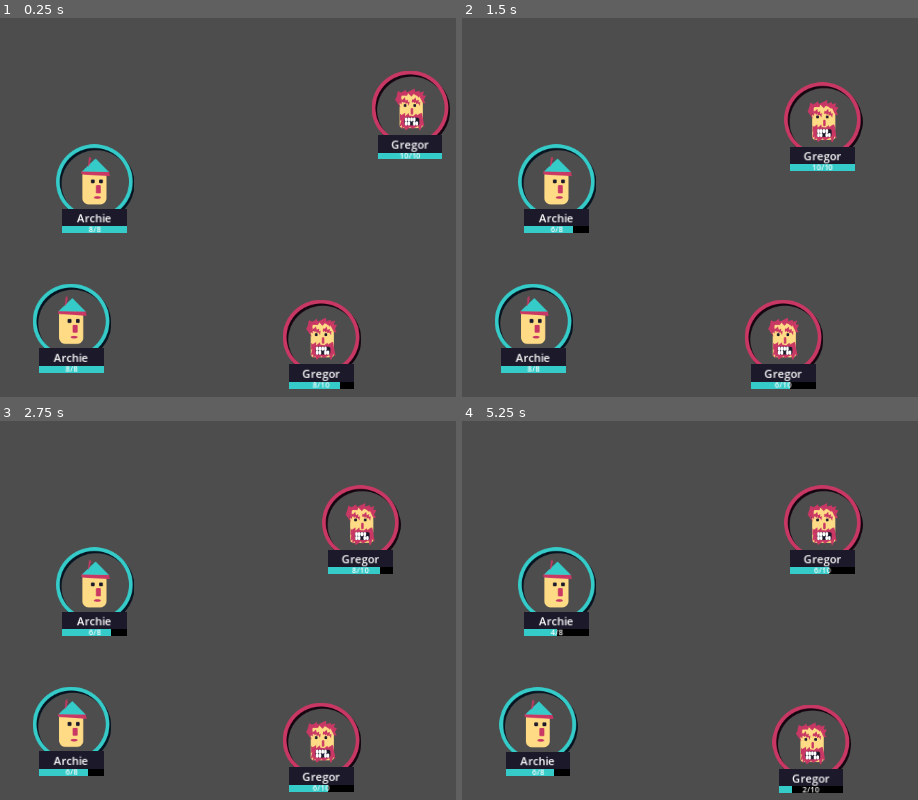
Above: before the commit, frames 1-4 (two rows, left to right).
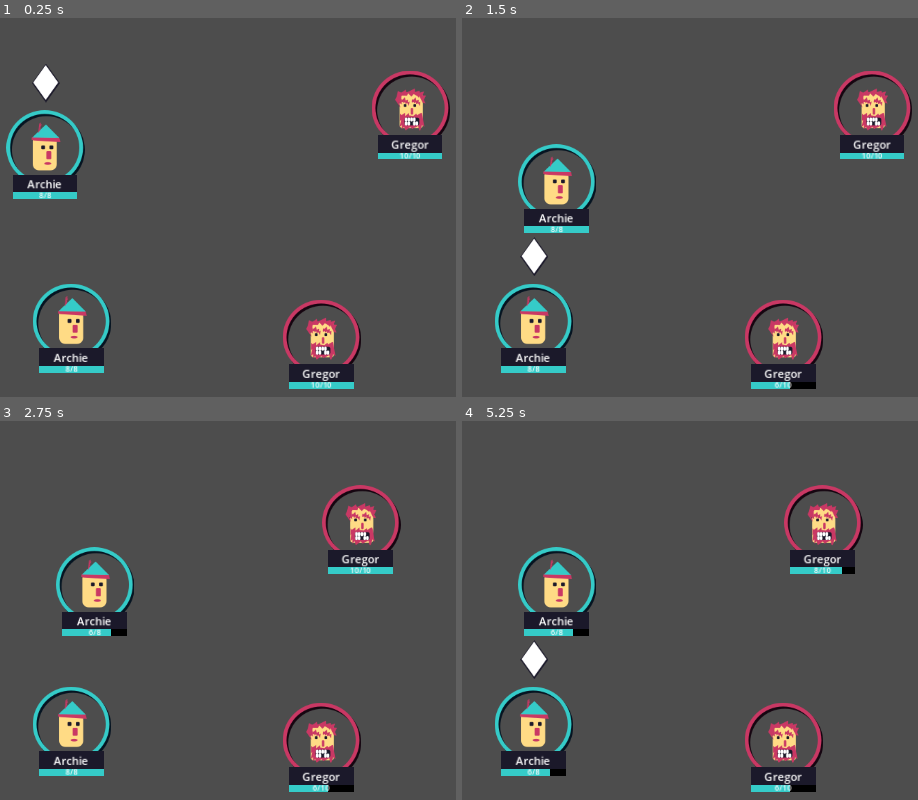
Above: after the commit, the same moments.

Repository: mathew-tran/mercmanager
Game: Godot game, scene res://Scenes/Main.tscn
The game is run twice, just before and just after one commit, with the same random seed, the same clock (stepped at 60 frames per second) and the same inputs.
Inputs:
- Up to frame 1 (0.25 s): no input
- Up to frame 2 (1.5 s): no input
- Up to frame 3 (2.75 s): no input
- Up to frame 4 (5.25 s): tap Enter at 3.5 s; tap Space at 5 s

The runs differ from the first frame. In frame 1, 4.4% of the frame differs, in the area x 1-78%, y 12-98%; in frame 2, 4.1%; in frame 3, 0.2%; in frame 4, 5.0%, in the area x 7-86%, y 38-99%.

Commit message:
show active symbol, switch behaviours on hp levels

Diff:
--- a/Art/MercManagerExample.svg
+++ b/Art/MercManagerExample.svg
@@ -24,9 +24,9 @@
      inkscape:pagecheckerboard="0"
      inkscape:deskcolor="#d1d1d1"
      inkscape:document-units="mm"
-     inkscape:zoom="0.50709218"
-     inkscape:cx="313.55246"
-     inkscape:cy="-99.587417"
+     inkscape:zoom="5.7370931"
+     inkscape:cx="534.24268"
+     inkscape:cy="-29.544579"
      inkscape:window-width="1920"
      inkscape:window-height="1001"
      inkscape:window-x="-7"
@@ -41,7 +41,17 @@
        id="rect184" /></defs><g
      inkscape:label="Layer 1"
      inkscape:groupmode="layer"
-     id="layer1"><ellipse
+     id="layer1"><rect
+       style="fill:#1b192a;fill-opacity:1;stroke:#ffffff;stroke-width:0;stroke-linecap:round;stroke-opacity:1"
+       id="rect12"
+       width="8.8805456"
+       height="8.8805456"
+       x="137.86899"
+       y="123.09727"
+       transform="matrix(0.554367,-0.83227233,0.554367,0.83227233,0,0)"
+       inkscape:export-filename="UI\ActiveSymbol.png"
+       inkscape:export-xdpi="96"
+       inkscape:export-ydpi="96" /><ellipse
        style="fill:none;fill-opacity:1;stroke:#1b192a;stroke-width:1.42647;stroke-linecap:round;stroke-dasharray:none;stroke-opacity:1"
        id="ellipse8"
        cx="190.27348"
@@ -2643,4 +2653,11 @@
        x="118.37701"
        y="79.597145"
        ry="6.897284"
-       rx="4.01614" /></g></svg>
+       rx="4.01614" /><rect
+       style="fill:#ffffff;fill-opacity:1;stroke:#ffffff;stroke-width:0;stroke-linecap:round;stroke-opacity:1"
+       id="rect9"
+       width="7.979352"
+       height="7.979352"
+       x="138.35907"
+       y="123.31306"
+       transform="matrix(0.554367,-0.83227233,0.554367,0.83227233,0,0)" /></g></svg>
--- a/Prefabs/Character.tscn
+++ b/Prefabs/Character.tscn
@@ -7,6 +7,7 @@
 [ext_resource type="PackedScene" uid="uid://bpeqmlf4rw473" path="res://Prefabs/SpeechBubble.tscn" id="5_755dl"]
 [ext_resource type="Script" path="res://Scripts/Game/HPComponent.gd" id="5_jpujw"]
 [ext_resource type="Script" path="res://Scripts/Game/AIController.gd" id="7_601cj"]
+[ext_resource type="Texture2D" uid="uid://cog2etxitefhp" path="res://Art/UI/ActiveSymbol.png" id="8_w3083"]
 
 [sub_resource type="StyleBoxFlat" id="StyleBoxFlat_lau12"]
 bg_color = Color(0.105882, 0.0980392, 0.164706, 1)
@@ -102,3 +103,11 @@
 
 [node name="AIController" type="Node" parent="."]
 script = ExtResource("7_601cj")
+
+[node name="ActiveSymbol" type="TextureRect" parent="."]
+visible = false
+offset_left = -20.0
+offset_top = -137.0
+offset_right = 20.0
+offset_bottom = -81.0
+texture = ExtResource("8_w3083")
--- a/Scripts/Game/AIController.gd
+++ b/Scripts/Game/AIController.gd
@@ -18,8 +18,15 @@
 	bIsRunning = true
 
 	if CharRef.GetHealthComponent().GetHealthPercent() < .5:
-		CurrentState = AI_STATE.RUN_AWAY
-	pass
+		var result = randf_range(0, 100)
+		if result > 50:
+			CurrentState = AI_STATE.RUN_AWAY
+		else:
+			CurrentState = AI_STATE.ATTACK
+
+	else:
+		CurrentState = AI_STATE.ATTACK
+
 
 func _process(delta):
 	if bIsRunning:
--- a/Scripts/Game/Character.gd
+++ b/Scripts/Game/Character.gd
@@ -23,7 +23,12 @@
 	return $HPComponent
 
 func RunInput():
+	$ActiveSymbol.visible = true
 	print(name + "(" + CharacterData.Name + " is running)")
+	await get_tree().create_timer(.3).timeout
 	$AIController.Run()
 	await $AIController.ActionComplete
+
 	$AIController.bIsRunning = false
+	await get_tree().create_timer(.1).timeout
+	$ActiveSymbol.visible = false
Binary file added: Art/UI/ActiveSymbol.png
Not shown, added: Art/UI/ActiveSymbol.png.import
Not shown: 1 places in Prefabs/Character.tscn that only renumber resources
